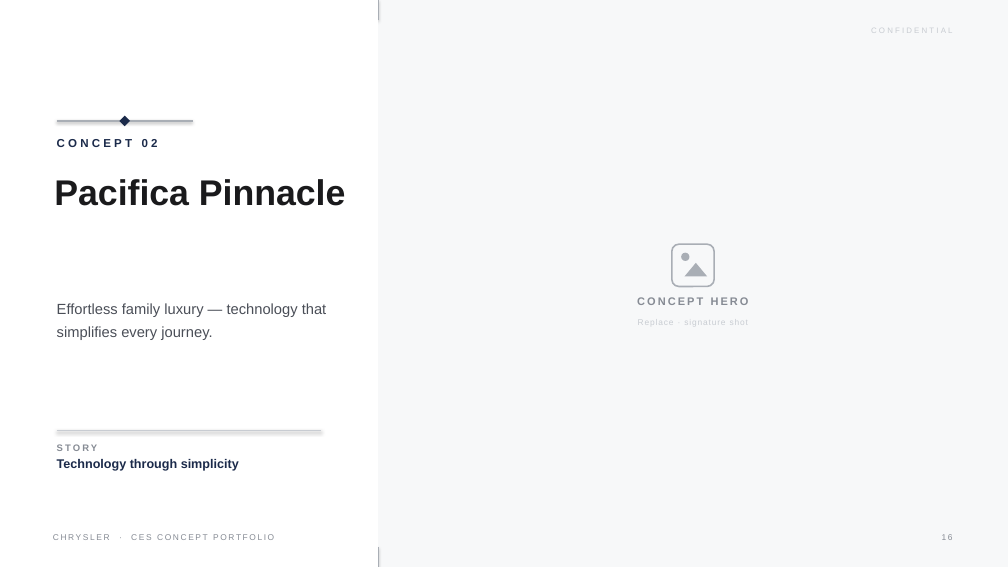
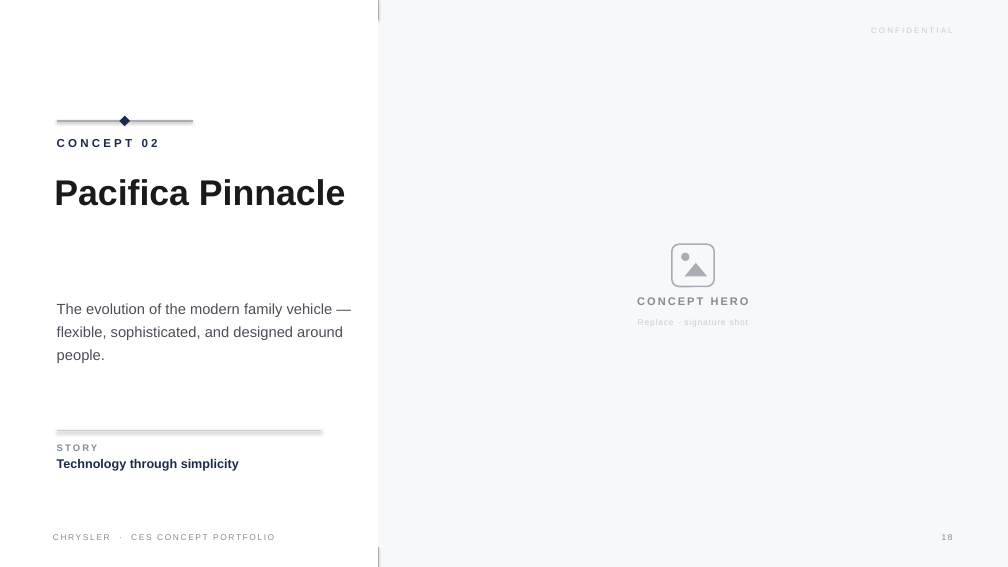
Before and after one commit to LG-Succe55/CLAUDE, a slide deck: slide 18 of Chrysler_CES_Concept_Portfolio.pptx (slide 16 before the commit). Drawn at 1008x567 pixels with LibreOffice and Linux fonts; fonts in the diff are those of the drawing. Boxes give left, top, right and bottom in pixels: in the first picture for what was removed or moved away, otherwise in the second. Text is boxed around its words. In the diff, an @@ line names an element or a change of style, - is before the commit and + after.

```diff
--- a/Chrysler_CES_Concept_Portfolio.pptx
+++ b/Chrysler_CES_Concept_Portfolio.pptx
@@ text at <box>57,303,343,363</box>: text changed @@
-Effortless family luxury — technology that simplifies every journey.
+The evolution of the modern family vehicle — flexible, sophisticated, and designed around people.
```
Also in this commit, not shown: 42 other slides changed, 2 slides added, 1 other file.
